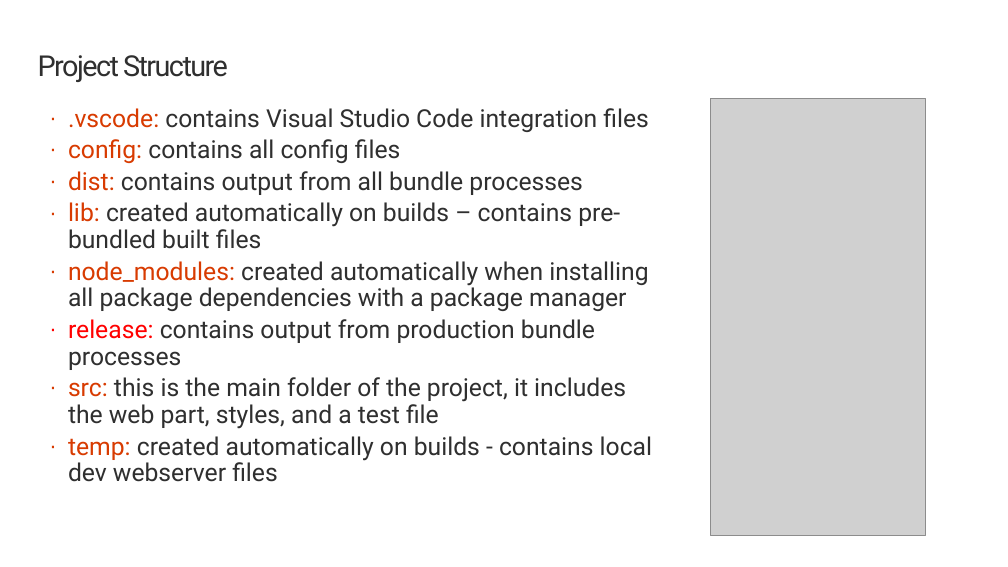
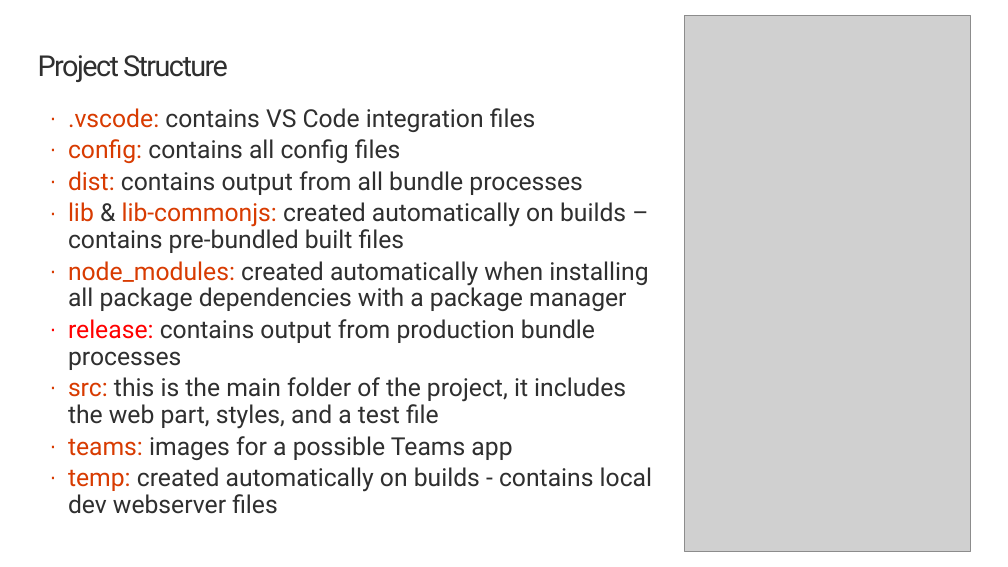
Before and after one commit to SharePoint/sp-dev-training-spfx-web-parts, a slide deck: slide 3 of 01-intro.pptx. Drawn at 1008x567 pixels with LibreOffice and Linux fonts; fonts in the diff are those of the drawing; grey boxes stand for pictures; background and template pictures are left out. Boxes give left, top, right and bottom in pixels: in the first picture for what was removed or moved away, otherwise in the second. Text is boxed around its words. In the diff, an @@ line names an element or a change of style, - is before the commit and + after.

```diff
--- a/01-intro.pptx
+++ b/01-intro.pptx
@@ picture resized from (x1=711, y1=99, x2=926, y2=536) to (x1=685, y1=15, x2=970, y2=551) @@
@@ text at (x1=68, y1=108, x2=536, y2=132): text changed @@
-· .vscode: contains Visual Studio Code integration files
+· .vscode: contains VS Code integration files
@@ text at (x1=68, y1=202, x2=626, y2=253): text changed @@
-· lib: created automatically on builds – contains pre-bundled built files
+· lib & lib-commonjs: created automatically on builds – contains pre-bundled built files
@@ text at (x1=68, y1=436, x2=512, y2=460): paragraph added @@
+· teams: images for a possible Teams app
```
Also in this commit, not shown: 7 other slides changed, 59 other files.
